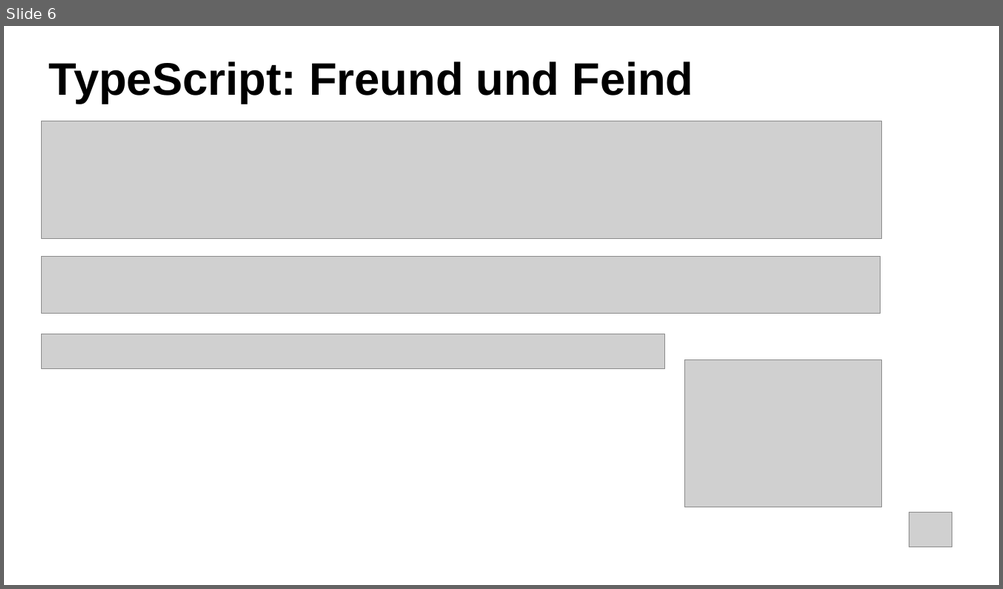
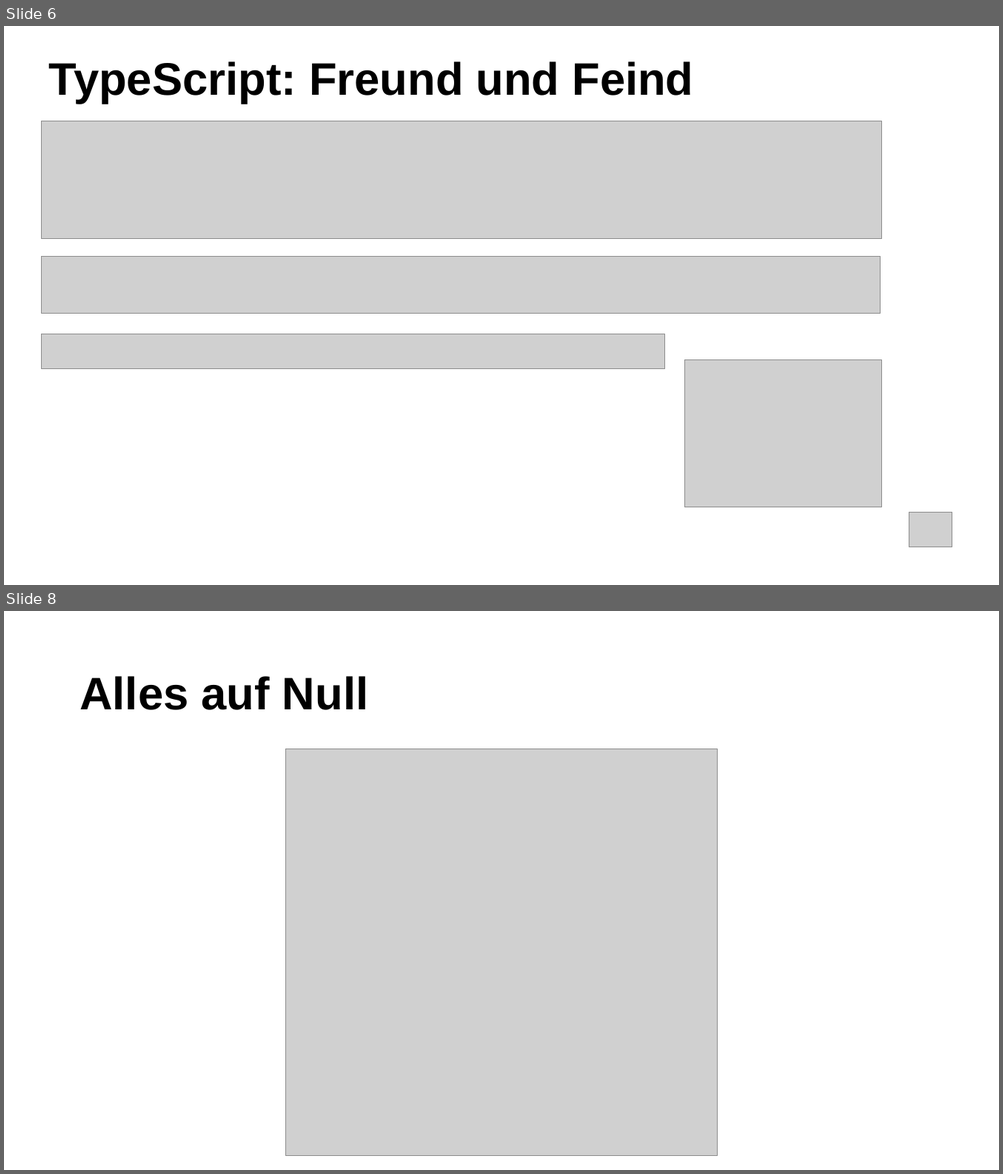
Before and after one commit to HelleGazelle/tweety, a slide deck: Abschluss Präsentation.pptx. Shown one above the other, each under a label of ours: slide 6 before the commit, slides 6 and 8 after it; the slides between them are not shown. The pictures are 1003x589 and 1003x1174 pixels, drawn with LibreOffice and Linux fonts; fonts in the diff are those of the drawing; grey boxes stand for pictures. Boxes give left, top, right and bottom in pixels: in the first picture for what was removed or moved away, otherwise in the second. Text is boxed around its words. In the diff, an @@ line names an element or a change of style, - is before the commit and + after.

```diff
--- a/Abschluss Präsentation.pptx
+++ b/Abschluss Präsentation.pptx
@@ slide 8 added at (4, 611, 999, 1170), background #FFFFFF @@
@@ title added at (79, 676, 368, 710), 44 pt, text #000000, bold @@
+Alles auf Null
@@ picture added at (285, 749, 717, 1156) @@
```
Also in this commit, not shown: 5 other slides added.
